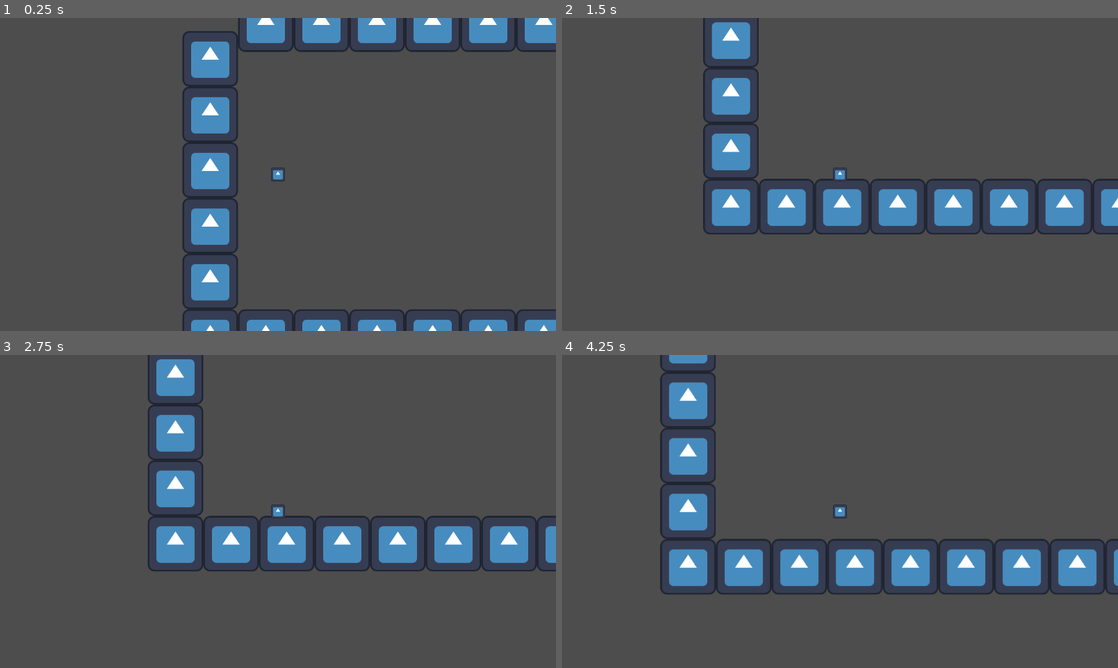
Above: before the commit, frames 1-4 (two rows, left to right).
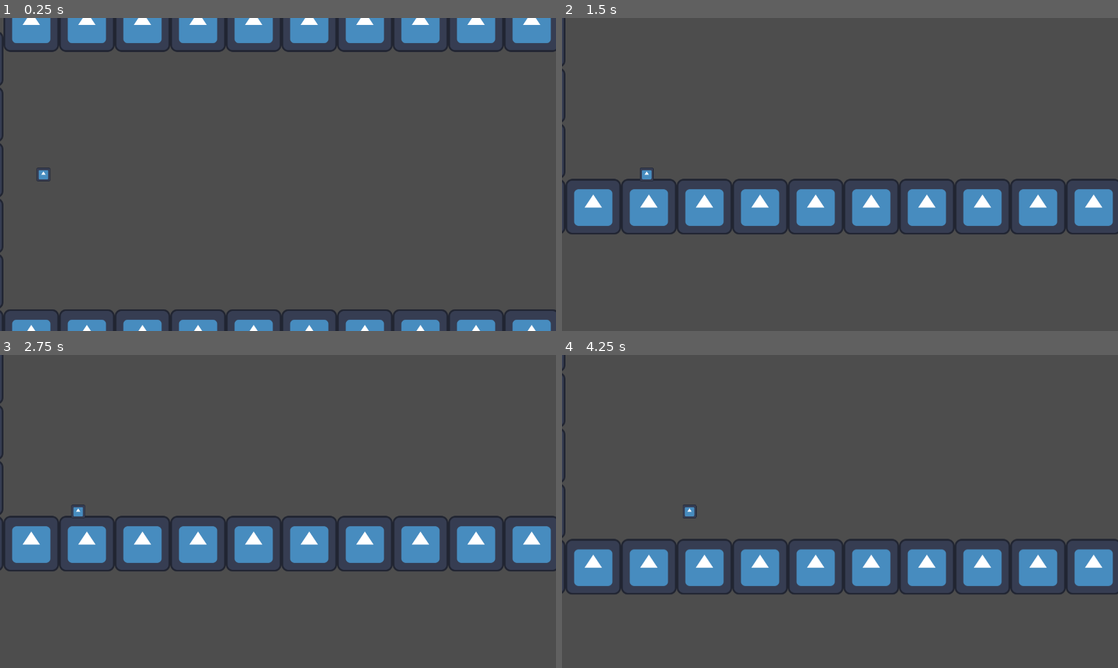
Above: after the commit, the same moments.

Repository: bsu-cs315/Dont-Catch-Your_Breath
Game: Godot game, scene res://environment/room_one.tscn
Two runs of this game, one before a commit and one after it. Both use one fixed random seed, a clock stepped at 60 frames per second and the inputs below. The engine's default icon, where the game draws it, is replaced by a stand-in: a white triangle on a blue panel in a dark square.
Inputs (mouse positions are in pixels of both pictures, inside the frame that each line leads up to):
- Up to frame 1 (0.25 s): no input
- Up to frame 2 (1.5 s): move the mouse to (962, 158) at 0.52 s; hold Right (ui_right) from 0.53 s (still down); click (962, 158) at 0.67 s; tap Up (jump) at 0.77 s; move the mouse to (728, 190) at 1.27 s
- Up to frame 3 (2.75 s): tap Up (jump) at 1.52 s; move the mouse to (333, 442) at 2.02 s; release Right (ui_right) at 2.03 s; hold Left (ui_left) from 2.03 s (still down)
- Up to frame 4 (4.25 s): move the mouse to (812, 574) at 2.77 s; release Left (ui_left) at 2.78 s; hold Right (ui_right) from 2.78 s (still down); click (812, 574) at 2.92 s; tap Up (jump) at 3.02, 3.77 s; move the mouse to (1006, 558) at 3.52 s

The runs differ from the first frame. In frame 1, 14% of the frame differs, in the area x 0-100%, y 0-100%; in frame 2, 13%; in frame 3, 13%; in frame 4, 13%.

Commit message:
Add camera limits

Diff:
--- a/player_characters/player_character_one/player_character_one.tscn
+++ b/player_characters/player_character_one/player_character_one.tscn
@@ -11,6 +11,10 @@
 script = ExtResource("1_tdidt")
 
 [node name="camera" type="Camera2D" parent="."]
+limit_left = 0
+limit_top = -1280
+limit_right = 1280
+limit_bottom = 1280
 
 [node name="sprite" type="Sprite2D" parent="."]
 scale = Vector2(0.25, 0.25)
